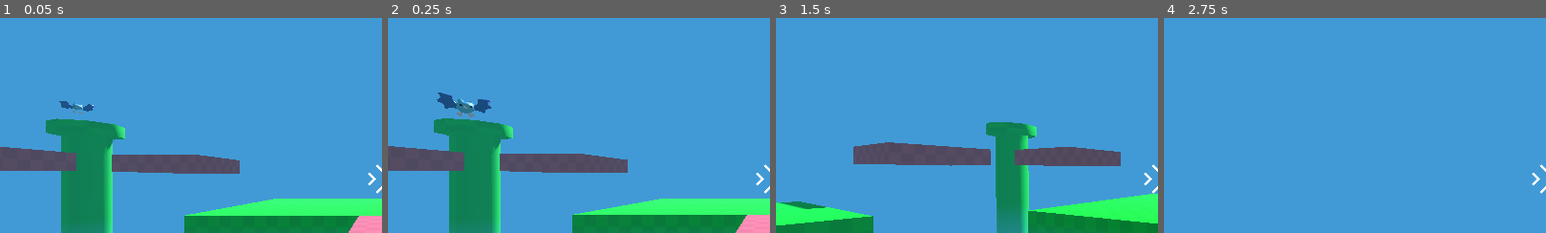
Above: before the commit, frames 1-4 (left to right).
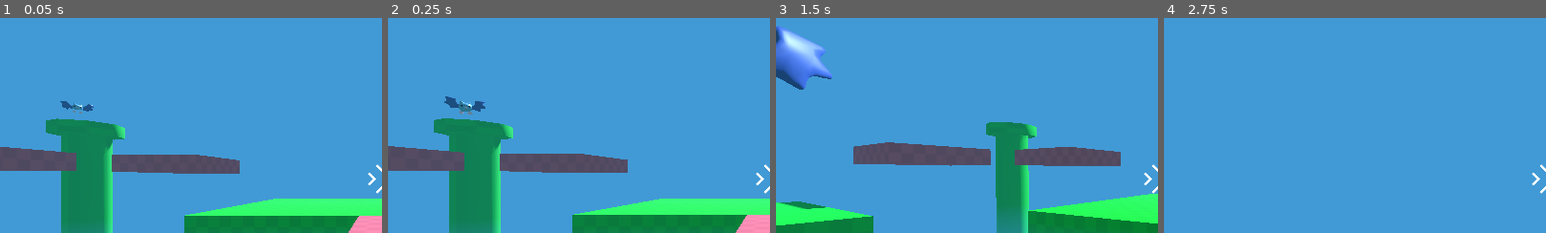
Above: after the commit, the same moments.

Repository: johnf008/Real3DGame
Game: Godot game, scene res://Game.tscn
Same seed, same stepped clock (60 frames per second), same inputs: the game is played once before the commit and once after it.
Inputs (mouse positions are % of the whole screen's width and height, from its top left):
- Up to frame 1 (0.05 s): no input
- Up to frame 2 (0.25 s): no input
- Up to frame 3 (1.5 s): tap Enter at 0.5 s; move the mouse to (55, 50) at 0.52 s; press the mouse at (55, 50) at 0.53 s; hold W (move_forward) from 0.53 s (still down); tap Space (jump) at 0.77 s; move the mouse to (45, 50) at 1.27 s; release the mouse at (45, 50) at 1.28 s; tap Shift (sprint) at 1.35 s
- Up to frame 4 (2.75 s): keep holding W (move_forward); tap Space (jump) at 1.52 s; move the mouse to (52, 48) at 2.02 s; press the mouse at (52, 48) at 2.03 s
The pictures show only the part of the screen within x 0-50%, y 13-63%; the shares and areas given below are measured in that part.

The runs differ from the first frame. In frame 1, less than 0.1% of the frame differs, in the area x 15-25%, y 38-45%; in frame 2, 0.5%; in frame 3, 2.7%, in the area x 0-15%, y 3-34%; in frame 4, nothing differs.

Commit message:
Fixed Speed
Okay, the bat moves regularly now; I just needed to decrease the speed

Diff:
--- a/mob/bat/bat_model.tscn
+++ b/mob/bat/bat_model.tscn
@@ -195,19 +195,19 @@
 script = ExtResource("2_vgr6s")
 
 [node name="Skeleton3D" parent="Armature" index="0"]
-bones/0/position = Vector3(0, 0.0220904, 0)
-bones/1/rotation = Quaternion(0.142145, 0.025834, -0.659815, 0.737408)
-bones/2/rotation = Quaternion(0.160216, 0.0656946, 0.372742, 0.911635)
-bones/3/rotation = Quaternion(0.165832, 0.113989, 0.350027, 0.91487)
-bones/4/rotation = Quaternion(0.142145, -0.025834, 0.659815, 0.737408)
-bones/5/rotation = Quaternion(0.160216, -0.0656946, -0.372742, 0.911635)
-bones/6/rotation = Quaternion(0.165832, -0.113989, -0.350027, 0.91487)
+bones/0/position = Vector3(0, 0.0154847, 0)
+bones/1/rotation = Quaternion(0.0876891, 0.0746016, -0.678343, 0.725669)
+bones/2/rotation = Quaternion(0.114079, 0.0423665, 0.344004, 0.931049)
+bones/3/rotation = Quaternion(0.16461, 0.10913, 0.329118, 0.923404)
+bones/4/rotation = Quaternion(0.0876891, -0.0746016, 0.678343, 0.725669)
+bones/5/rotation = Quaternion(0.114079, -0.0423665, -0.344004, 0.931049)
+bones/6/rotation = Quaternion(0.16461, -0.10913, -0.329118, 0.923404)
 bones/7/position = Vector3(0.130992, -0.227392, -0.0878515)
-bones/7/rotation = Quaternion(0.261968, 0.0834551, 0.265751, 0.924004)
-bones/8/rotation = Quaternion(3.46498e-08, 0.68016, 0.733064, 2.11293e-08)
+bones/7/rotation = Quaternion(0.261968, 0.0834552, 0.265751, 0.924005)
+bones/8/rotation = Quaternion(3.74084e-08, 0.700063, 0.714081, 2.26409e-08)
 bones/10/position = Vector3(-0.130992, -0.227392, -0.0878515)
-bones/10/rotation = Quaternion(0.261968, -0.0834551, -0.265751, 0.924004)
-bones/11/rotation = Quaternion(2.28005e-08, 0.68016, 0.733064, 4.32141e-08)
+bones/10/rotation = Quaternion(0.261968, -0.0834552, -0.265751, 0.924005)
+bones/11/rotation = Quaternion(2.21088e-08, 0.700063, 0.714081, 3.53163e-08)
 
 [node name="bat" parent="Armature/Skeleton3D" index="0"]
 surface_material_override/0 = SubResource("StandardMaterial3D_vgr6s")
@@ -225,4 +225,4 @@
 anim_player = NodePath("../AnimationPlayer")
 parameters/OneShot/active = 0.0
 parameters/OneShot/internal_active = 0.0
-parameters/OneShot/request = -0.0573142
+parameters/OneShot/request = 0
--- a/mob/mob.gd
+++ b/mob/mob.gd
@@ -1,6 +1,6 @@
 extends RigidBody3D
 
-var speed = randf_range(2.0, 4.0)
+var speed = randf_range(1.0, 2.0)
 
 @onready var bat_model: Node3D = %bat_model
 
